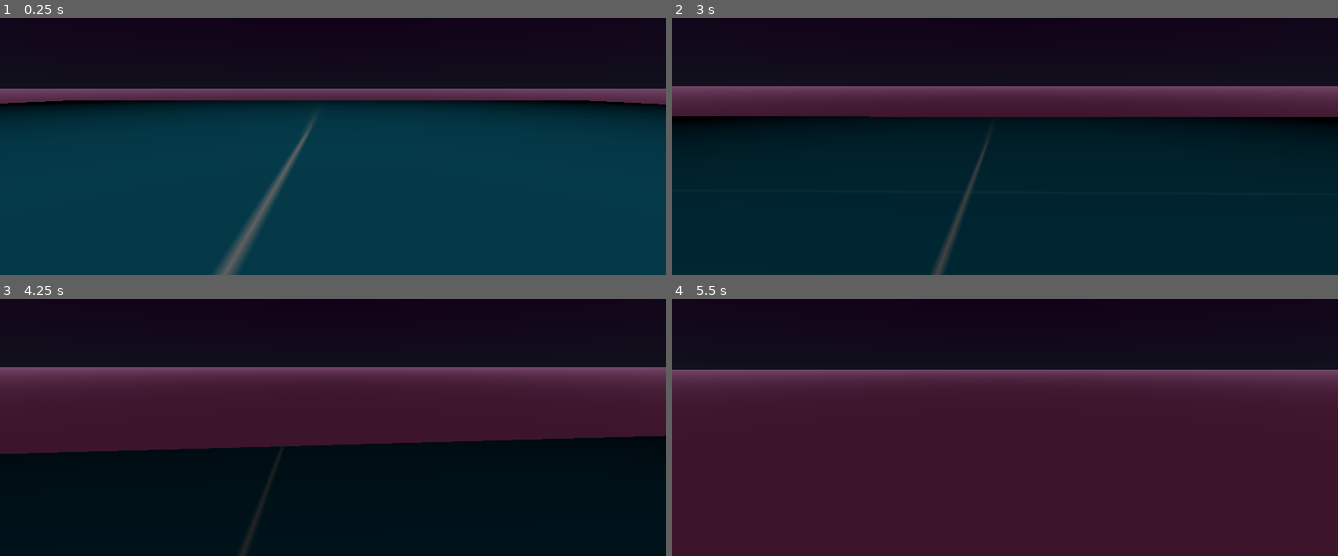
Above: before the commit, frames 1-4 (two rows, left to right).
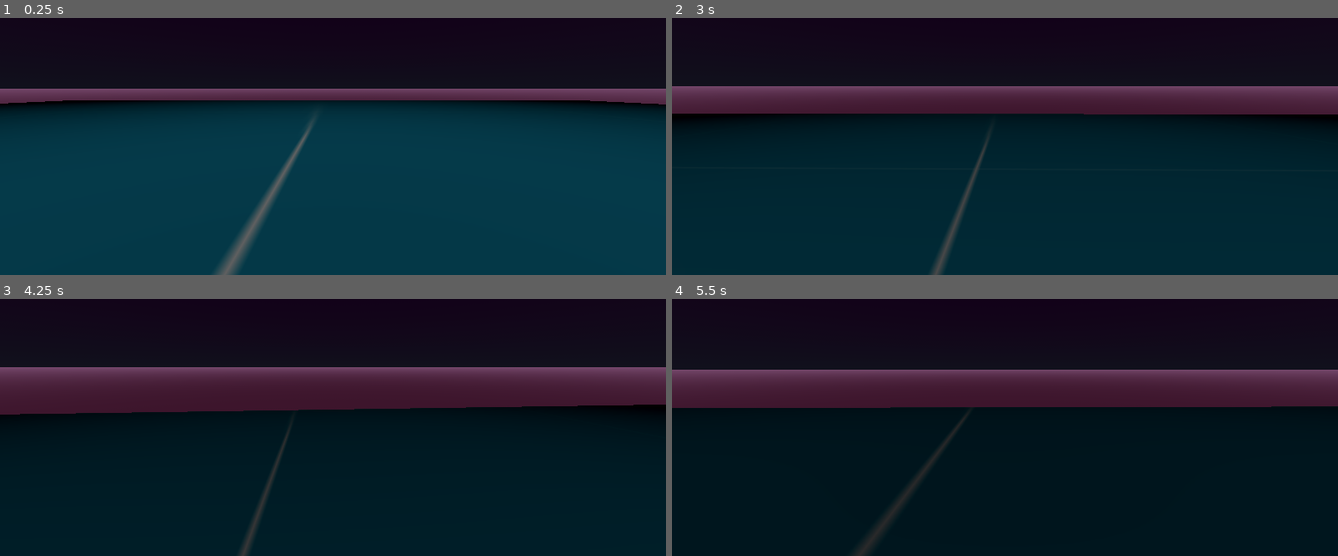
Above: after the commit, the same moments.

Repository: kokiheey/HYPERSLIDE
Game: Godot game, scene res://Assets/game/levels/level_1.tscn
The game is run twice, just before and just after one commit, with the same random seed, the same clock (stepped at 60 frames per second) and the same inputs.
Inputs (mouse positions are in pixels of both pictures, inside the frame that each line leads up to):
- Up to frame 1 (0.25 s): no input
- Up to frame 2 (3 s): tap Enter (ui_accept) at 0.5, 0.77, 1.52, 2.75 s; move the mouse to (1038, 87) at 0.52 s; hold Right mouse button (mouse_right, bound only after the commi… 0.53-1.28 s; hold W (forward, bound only before the commit) from 0.53 s (still down); move the mouse to (971, 89) at 1.27 s; right-click (971, 89) at 1.35 s; move the mouse to (1018, 82) at 2.02 s; hold Right mouse button (mouse_right, bound only after the commi… 2.03-2.78 s; move the mouse to (998, 95) at 2.77 s; right-click (998, 95) at 2.85 s
- Up to frame 3 (4.25 s): keep holding W (forward, bound only before the commit); tap Enter (ui_accept) at 3.02, 3.77 s; move the mouse to (379, 373) at 3.52 s; hold Right mouse button (mouse_right, bound only after the commi… from 3.53 s (still down)
- Up to frame 4 (5.5 s): keep holding W (forward, bound only before the commit); move the mouse to (951, 365) at 4.27 s; release Right mouse button (mouse_right, bound only after the commi… at 4.28 s; right-click (951, 365) at 4.35 s; tap Enter (ui_accept) at 4.52 s; move the mouse to (1011, 368) at 5.02 s; hold Right mouse button (mouse_right, bound only after the commi… from 5.03 s (still down)

The runs differ from the first frame. In frame 2, 1.1% of the frame differs, in the area x 0-100%, y 37-39%; in frame 3, 14%; in frame 4, 58%, in the area x 0-100%, y 41-100%.

Commit message:
Fix player movement

Diff:
--- a/Assets/game/entities/characters/ink/ink.gd
+++ b/Assets/game/entities/characters/ink/ink.gd
@@ -2,6 +2,7 @@
 
 const acceleration = 2
 const jump_velocity = 4.5
+const brake_strength = 0.05
 var rot_x = 0
 var rot_y = 0
 var forward:
@@ -24,13 +25,14 @@
 
 	if Input.is_action_just_pressed("ui_accept") and is_on_floor():
 		velocity.y = jump_velocity
-
-
-	var input_dir = Input.get_vector("left", "right", "forward", "backward")
+	if Input.is_action_pressed("mouse_right") and is_on_floor():
+		velocity.x = lerp(velocity.x, 0.0, brake_strength)
+		velocity.y = lerp(velocity.y, 0.0, brake_strength)
+		velocity.z = lerp(velocity.z, 0.0, brake_strength)
+	var input_dir = Input.get_vector("move_left", "move_right", "move_forward", "move_backward")
 	var direction = (camera.transform.basis * Vector3(input_dir.x, 0, input_dir.y)).normalized()
-	if direction: #null check?
-		velocity.x += direction.x * acceleration * delta
-		velocity.z += direction.z * acceleration * delta
+	velocity.x += direction.x * acceleration * delta
+	velocity.z += direction.z * acceleration * delta
 	move_and_slide() #send movement to charcterbody class ?
 
 func _unhandled_input(event):
--- a/Assets/game/levels/level_1.tscn
+++ b/Assets/game/levels/level_1.tscn
@@ -1,10 +1,10 @@
 [gd_scene load_steps=7 format=3 uid="uid://b37b1coq5yjgg"]
 
-[ext_resource type="Texture2D" uid="uid://dmtwolafd3wmg" path="res://Resources/Textures/Gridbox_materials/prototype_512x512_blue1.png" id="1_cgh8n"]
-[ext_resource type="PackedScene" uid="uid://baxusm4sevrvd" path="res://Assets/characters/ink/skate_player.tscn" id="2_w5hti"]
+[ext_resource type="Texture2D" uid="uid://dmtwolafd3wmg" path="res://Resources/Textures/Gridbox_materials/prototype_512x512_blue1.png" id="1_aipls"]
+[ext_resource type="PackedScene" uid="uid://baxusm4sevrvd" path="res://Assets/game/entities/characters/ink/ink.tscn" id="2_p2xm6"]
 
 [sub_resource type="StandardMaterial3D" id="StandardMaterial3D_m4rmv"]
-albedo_texture = ExtResource("1_cgh8n")
+albedo_texture = ExtResource("1_aipls")
 
 [sub_resource type="ProceduralSkyMaterial" id="ProceduralSkyMaterial_iewpq"]
 sky_top_color = Color(0.662745, 0.14902, 0.796078, 1)
@@ -35,8 +35,7 @@
 transform = Transform3D(1, 0, 0, 0, 1, 0, 0, 0, 1, 0, 7.59646, 0)
 omni_range = 28.5279
 
-[node name="skate_player" parent="." instance=ExtResource("2_w5hti")]
-transform = Transform3D(1, 0, 0, 0, 1, 0, 0, 0, 1, 0, 0.381284, 0)
-
 [node name="vaporsky1" type="WorldEnvironment" parent="."]
 environment = SubResource("Environment_1l6cl")
+
+[node name="ink" parent="." instance=ExtResource("2_p2xm6")]
--- a/project.godot
+++ b/project.godot
@@ -17,23 +17,28 @@
 
 [input]
 
-left={
+move_left={
 "deadzone": 0.5,
 "events": [Object(InputEventKey,"resource_local_to_scene":false,"resource_name":"","device":-1,"window_id":0,"alt_pressed":false,"shift_pressed":false,"ctrl_pressed":false,"meta_pressed":false,"pressed":false,"keycode":0,"physical_keycode":65,"key_label":0,"unicode":97,"echo":false,"script":null)
 ]
 }
-right={
+move_right={
 "deadzone": 0.5,
 "events": [Object(InputEventKey,"resource_local_to_scene":false,"resource_name":"","device":-1,"window_id":0,"alt_pressed":false,"shift_pressed":false,"ctrl_pressed":false,"meta_pressed":false,"pressed":false,"keycode":0,"physical_keycode":68,"key_label":0,"unicode":100,"echo":false,"script":null)
 ]
 }
-forward={
+move_forward={
 "deadzone": 0.5,
 "events": [Object(InputEventKey,"resource_local_to_scene":false,"resource_name":"","device":-1,"window_id":0,"alt_pressed":false,"shift_pressed":false,"ctrl_pressed":false,"meta_pressed":false,"pressed":false,"keycode":0,"physical_keycode":87,"key_label":0,"unicode":119,"echo":false,"script":null)
 ]
 }
-backward={
+move_backward={
 "deadzone": 0.5,
 "events": [Object(InputEventKey,"resource_local_to_scene":false,"resource_name":"","device":-1,"window_id":0,"alt_pressed":false,"shift_pressed":false,"ctrl_pressed":false,"meta_pressed":false,"pressed":false,"keycode":0,"physical_keycode":83,"key_label":0,"unicode":115,"echo":false,"script":null)
 ]
 }
+mouse_right={
+"deadzone": 0.5,
+"events": [Object(InputEventMouseButton,"resource_local_to_scene":false,"resource_name":"","device":-1,"window_id":0,"alt_pressed":false,"shift_pressed":false,"ctrl_pressed":false,"meta_pressed":false,"button_mask":0,"position":Vector2(0, 0),"global_position":Vector2(0, 0),"factor":1.0,"button_index":2,"canceled":false,"pressed":false,"double_click":false,"script":null)
+]
+}
